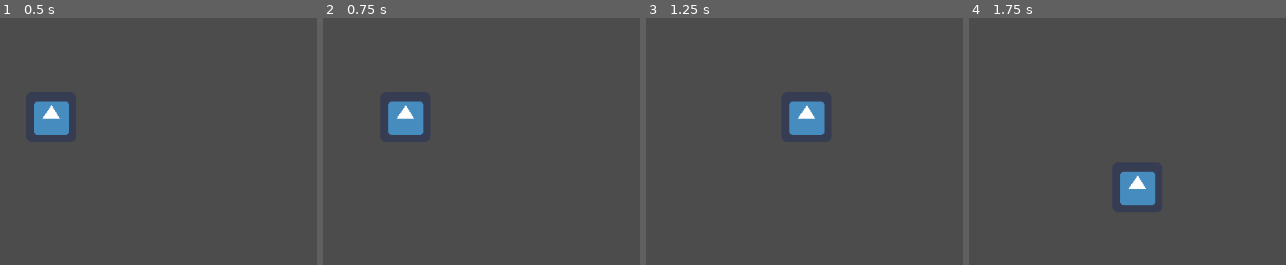
Above: before the commit, frames 1-4 (left to right).
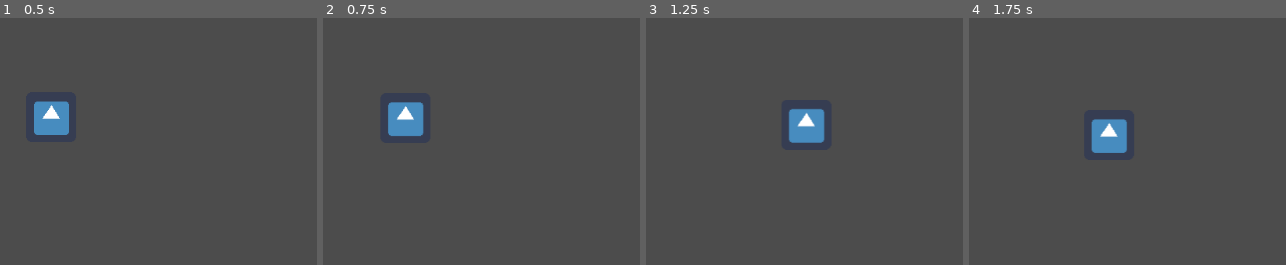
Above: after the commit, the same moments.

Repository: LucasFabiani/juego-web
Game: Godot game, scene res://Main.tscn
The game is run twice, just before and just after one commit, with the same random seed, the same clock (stepped at 60 frames per second) and the same inputs. The engine's default icon, where the game draws it, is replaced by a stand-in: a white triangle on a blue panel in a dark square.
Inputs (mouse positions are in pixels of both pictures, inside the frame that each line leads up to):
- Up to frame 1 (0.5 s): no input
- Up to frame 2 (0.75 s): tap Enter at 0.5 s; move the mouse to (538, 129) at 0.52 s; hold Right (ui_right) from 0.53 s (still down); click (538, 129) at 0.67 s
- Up to frame 3 (1.25 s): keep holding Right (ui_right)
- Up to frame 4 (1.75 s): move the mouse to (outside the picture) at 1.27 s; release Right (ui_right) at 1.28 s; hold Down (ui_down) from 1.28 s (still down); click (outside the picture) at 1.42 s

Frame 1 is identical in both runs. In frame 2, 0.2% of the frame differs, in the area x 20-32%, y 33-48%; in frame 3, 1.0%; in frame 4, 3.1%, in the area x 38-59%, y 40-77%.

Commit message:
add movil control

Diff:
--- a/Main.tscn
+++ b/Main.tscn
@@ -13,5 +13,6 @@
 texture = ExtResource( 1 )
 
 [node name="Control" type="Control" parent="."]
-margin_right = 40.0
-margin_bottom = 40.0
+anchor_right = 1.0
+anchor_bottom = 1.0
+focus_mode = 1
--- a/Node2D.gd
+++ b/Node2D.gd
@@ -1,7 +1,19 @@
 extends Node2D
+
+var target_pos
 
 func _process(delta):
 	var vel:Vector2
 	vel.y += int(Input.is_action_pressed("ui_down"))-int(Input.is_action_pressed("ui_up"))
 	vel.x += int(Input.is_action_pressed("ui_right"))-int(Input.is_action_pressed("ui_left"))
+
+
+	if Input.is_mouse_button_pressed(BUTTON_LEFT):
+		target_pos = get_global_mouse_position()
+
+	if target_pos:
+		vel = (target_pos-$Icon.position).normalized()
+		if target_pos.distance_to($Icon.position) < 2:
+			target_pos = null
+
 	$Icon.position += vel*delta*200
--- a/project.godot
+++ b/project.godot
@@ -14,6 +14,10 @@
 run/main_scene="res://Main.tscn"
 config/icon="res://icon.png"
 
+[input_devices]
+
+pointing/emulate_touch_from_mouse=true
+
 [physics]
 
 common/enable_pause_aware_picking=true
Not shown, added: web/juego web.apple-touch-icon.png.import
Not shown, added: web/juego web.icon.png.import
Not shown, added: web/juego web.png.import
